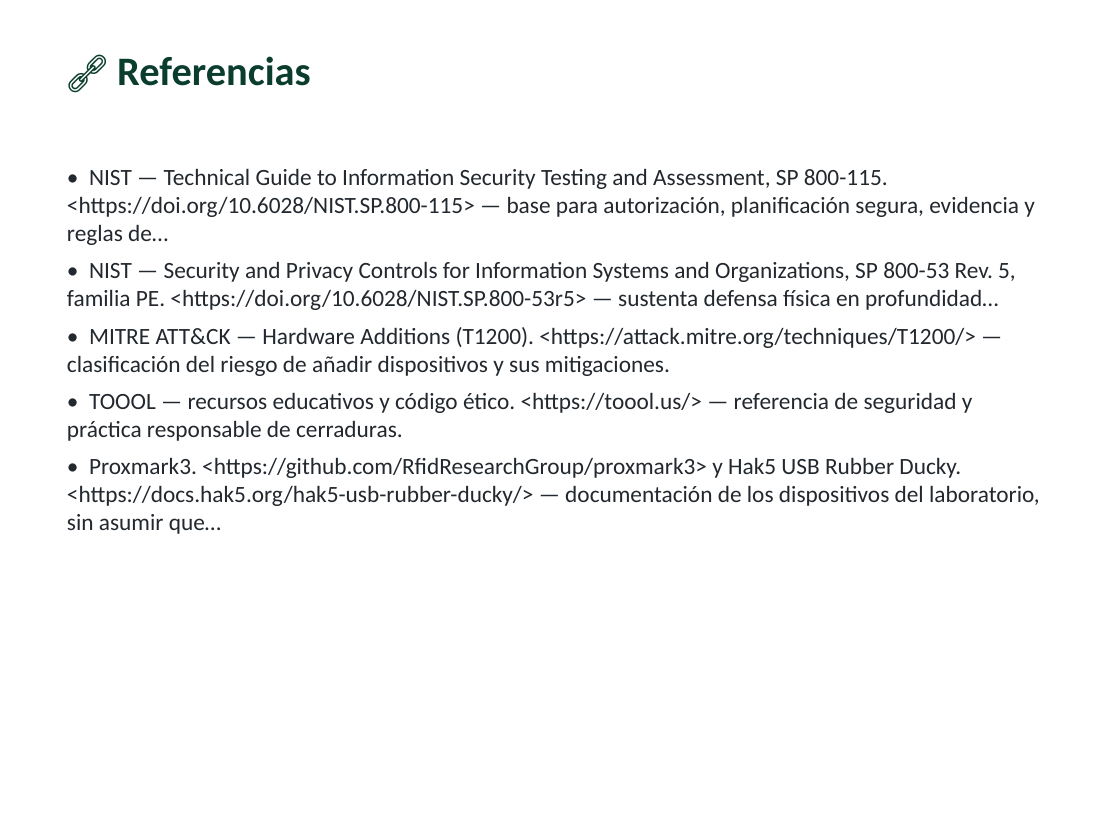
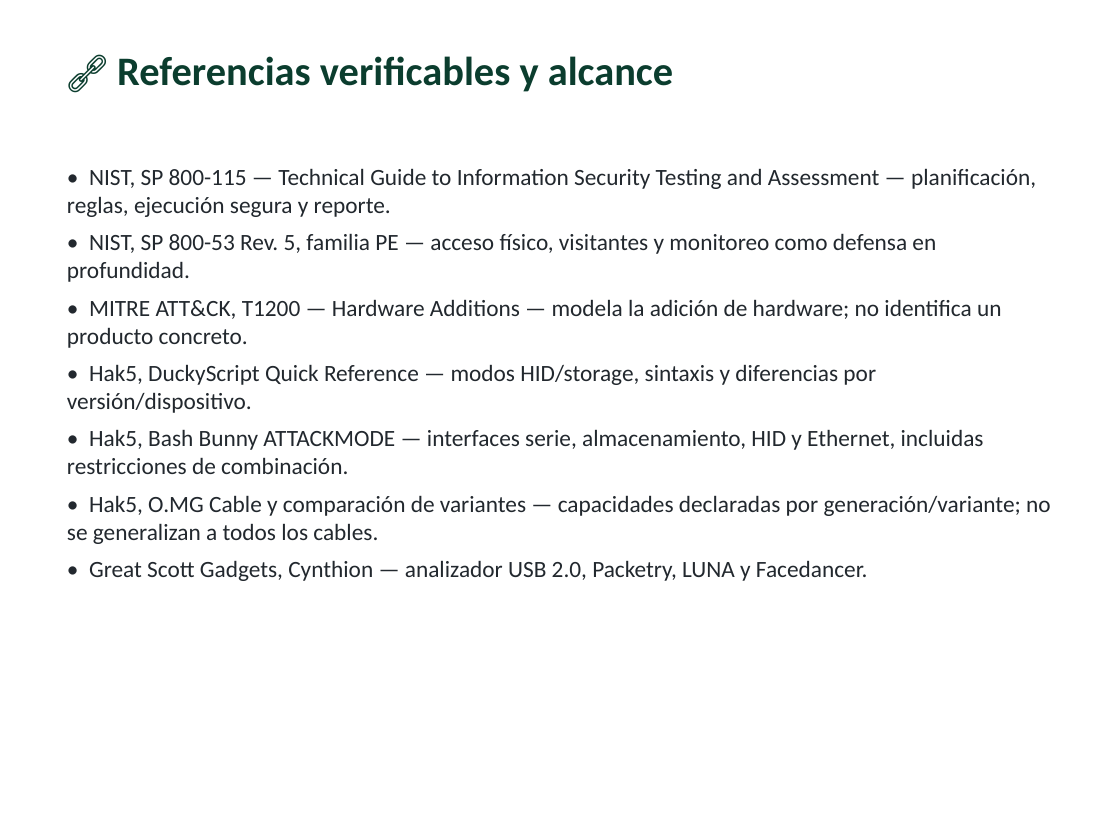
Before and after one commit to vladimiracunadev-create/modern-cybersecurity-program, a slide deck: slide 16 of classes/parte-7-red-team-y-operaciones-ofensivas/177-red-teaming-fisico/clase-177-presentacion.pptx (slide 14 before the commit). Drawn at 1120x840 pixels with LibreOffice and Linux fonts; fonts in the diff are those of the drawing. Boxes give left, top, right and bottom in pixels: in the first picture for what was removed or moved away, otherwise in the second. Text is boxed around its words. In the diff, an @@ line names an element or a change of style, - is before the commit and + after.

Commit message:
feat(parte-7): integrar auditoria de hardware fisico

```diff
--- a/classes/parte-7-red-team-y-operaciones-ofensivas/177-red-teaming-fisico/clase-177-presentacion.pptx
+++ b/classes/parte-7-red-team-y-operaciones-ofensivas/177-red-teaming-fisico/clase-177-presentacion.pptx
@@ text at box(117, 56, 673, 92): text changed @@
-🔗 Referencias
+🔗 Referencias verificables y alcance
@@ text at box(67, 168, 1051, 581): text changed @@
-• NIST — Technical Guide to Information Security Testing and Assessment, SP 800-115. <https://doi.org/10.6028/NIST.SP.800-115> — base para autorización, planificación segura, evidencia y reglas de…
-• NIST — Security and Privacy Controls for Information Systems and Organizations, SP 800-53 Rev. 5, familia PE. <https://doi.org/10.6028/NIST.SP.800-53r5> — sustenta defensa física en profundidad…
-• MITRE ATT&CK — Hardware Additions (T1200). <https://attack.mitre.org/techniques/T1200/> — clasificación del riesgo de añadir dispositivos y sus mitigaciones.
-• TOOOL — recursos educativos y código ético. <https://toool.us/> — referencia de seguridad y práctica responsable de cerraduras.
-• Proxmark3. <https://github.com/RfidResearchGroup/proxmark3> y Hak5 USB Rubber Ducky. <https://docs.hak5.org/hak5-usb-rubber-ducky/> — documentación de los dispositivos del laboratorio, sin asumir que…
+• NIST, SP 800-115 — Technical Guide to Information Security Testing and Assessment — planificación, reglas, ejecución segura y reporte.
+• NIST, SP 800-53 Rev. 5, familia PE — acceso físico, visitantes y monitoreo como defensa en profundidad.
+• MITRE ATT&CK, T1200 — Hardware Additions — modela la adición de hardware; no identifica un producto concreto.
+• Hak5, DuckyScript Quick Reference — modos HID/storage, sintaxis y diferencias por versión/dispositivo.
+• Hak5, Bash Bunny ATTACKMODE — interfaces serie, almacenamiento, HID y Ethernet, incluidas restricciones de combinación.
+• Hak5, O.MG Cable y comparación de variantes — capacidades declaradas por generación/variante; no se generalizan a todos los cables.
+• Great Scott Gadgets, Cynthion — analizador USB 2.0, Packetry, LUNA y Facedancer.
```
Also in this commit, not shown: 6 other slides changed, 9 slides added, 7 slides removed, 5 other files.
